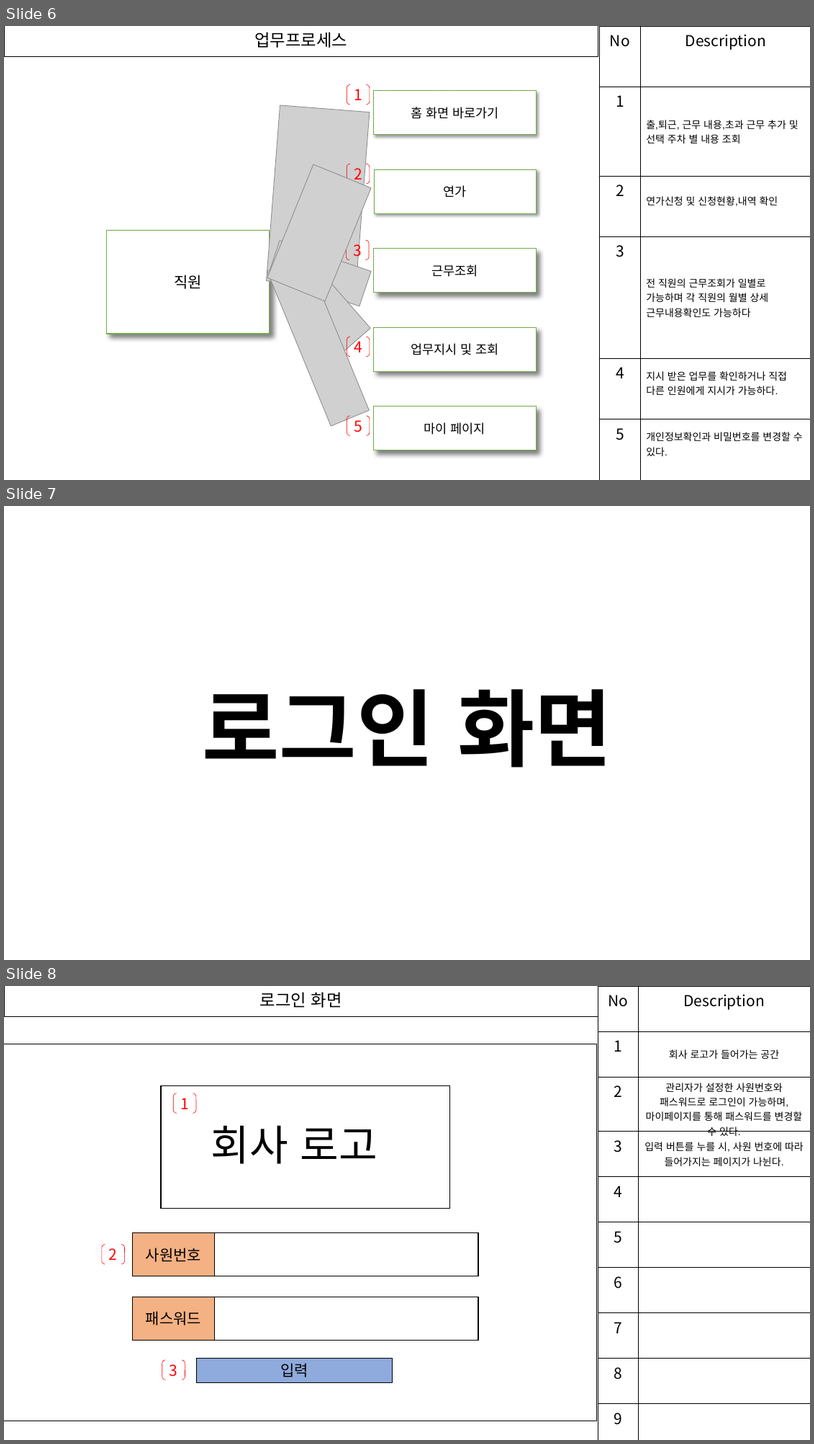
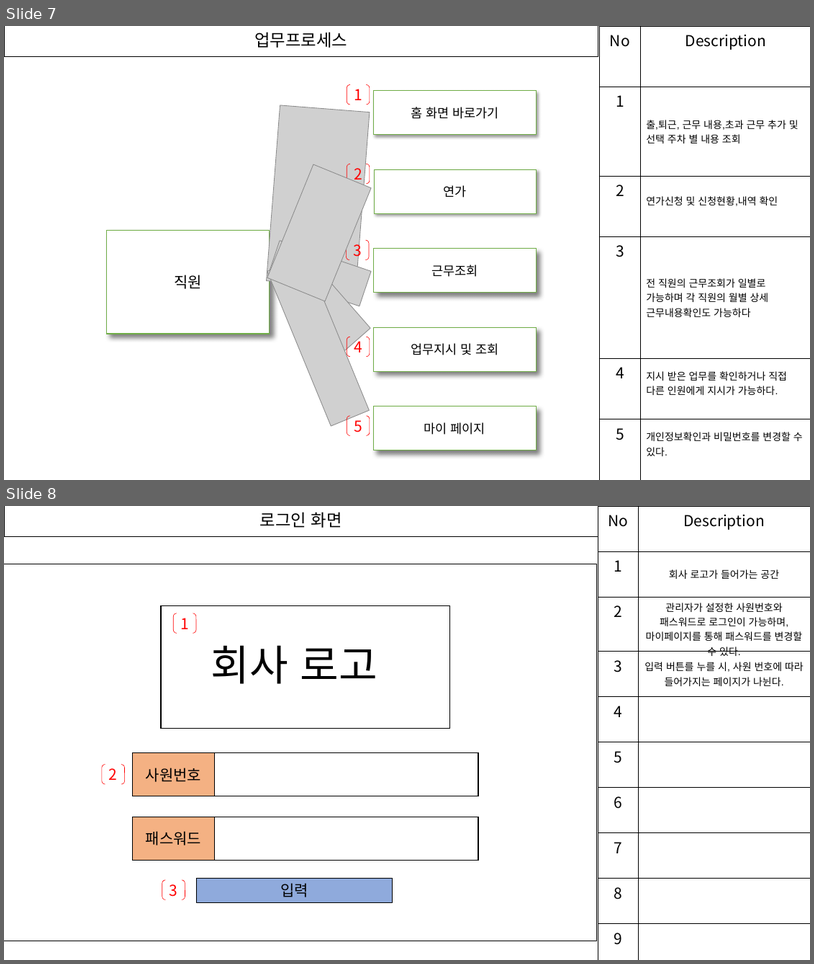
Before and after one commit to blackfourteen2014/Project-System-Process, a slide deck: 업무관리시스템 최종본(색 수정 및 ERD 추가).pptx. Shown one above the other, each under a label of ours: slides 6, 7 and 8 before the commit, slides 7 and 8 after it. The pictures are 814x1444 and 814x964 pixels, drawn with LibreOffice and Linux fonts; fonts in the diff are those of the drawing; grey boxes stand for pictures. Boxes give left, top, right and bottom in pixels: in the first picture for what was removed or moved away, otherwise in the second. Text is boxed around its words. In the diff, an @@ line names an element or a change of style, - is before the commit and + after.

```diff
--- a/업무관리시스템 최종본(색 수정 및 ERD 추가).pptx
+++ b/업무관리시스템 최종본(색 수정 및 ERD 추가).pptx
@@ slide 7 removed at (x1=4, y1=506, x2=810, y2=960), background #FFFFFF @@
@@ title removed at (x1=202, y1=689, x2=612, y2=767) @@
-로그인 화면
@@ what was slide 6 is now slide 7 @@
```
Also in this commit, not shown: 7 slides changed, 2 slides added, 1 other slide removed.
